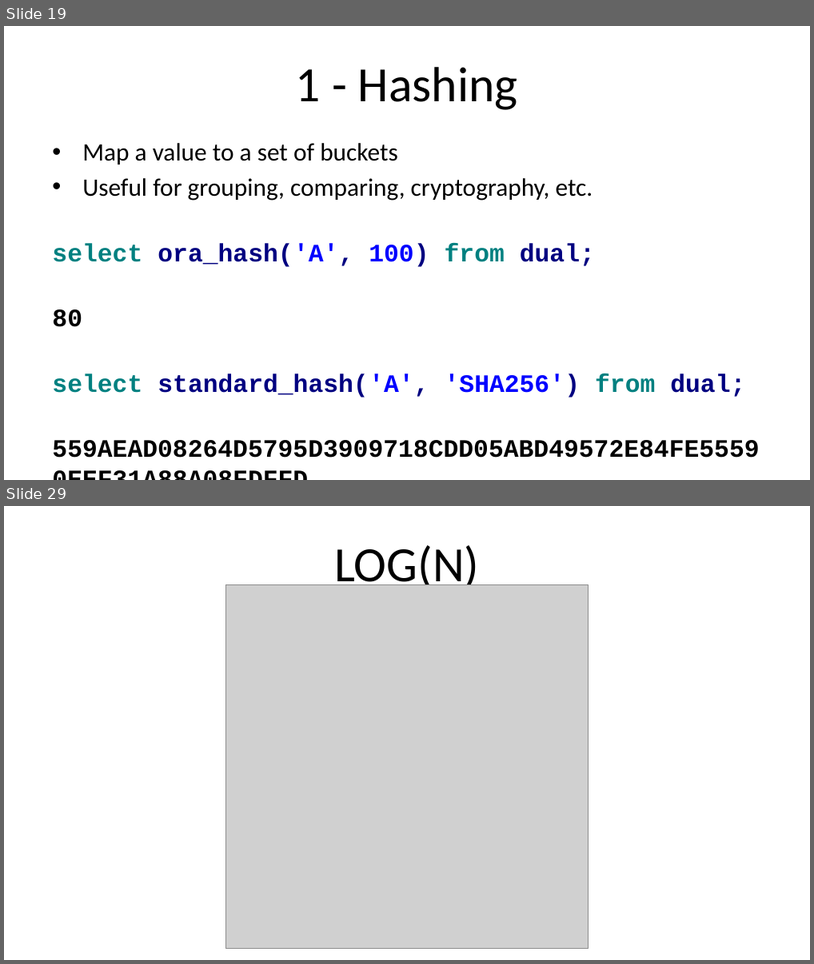
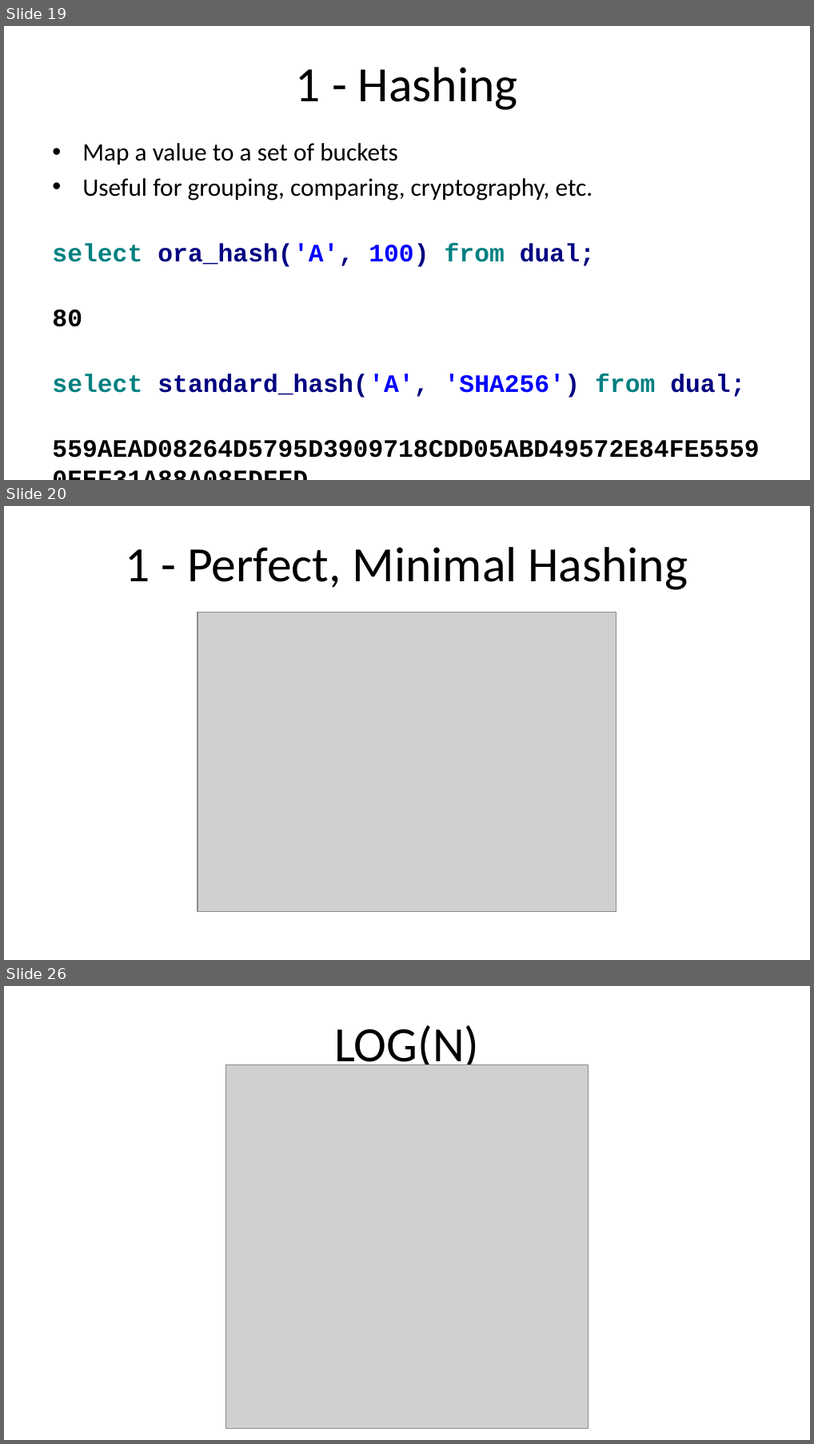
Before and after one commit to ProOracleSQL/space, a slide deck: examples/presentations/Practical Algorithm Analysis for Oracle Developers - Collaborate - 2019_281_Heller.pptx. Shown one above the other, each under a label of ours: slides 19 and 29 before the commit, slides 19, 20 and 26 after it; the slides between them are not shown. The pictures are 814x964 and 814x1444 pixels, drawn with LibreOffice and Linux fonts; fonts in the diff are those of the drawing; grey boxes stand for pictures. Boxes give left, top, right and bottom in pixels: in the first picture for what was removed or moved away, otherwise in the second. Text is boxed around its words. In the diff, an @@ line names an element or a change of style, - is before the commit and + after.

```diff
--- a/examples/presentations/Practical Algorithm Analysis for Oracle Developers - Collaborate - 2019_281_Heller.pptx
+++ b/examples/presentations/Practical Algorithm Analysis for Oracle Developers - Collaborate - 2019_281_Heller.pptx
@@ slide 20 added at <box>4,506,810,960</box>, background #FFFFFF @@
@@ title added at <box>125,547,689,590</box>, 44 pt, text #000000 @@
+1 - Perfect, Minimal Hashing
@@ picture added at <box>198,612,617,911</box> @@
@@ what was slide 29 is now slide 26 @@
```
Also in this commit, not shown: 13 slides changed, 2 other slides added, 6 slides removed.
